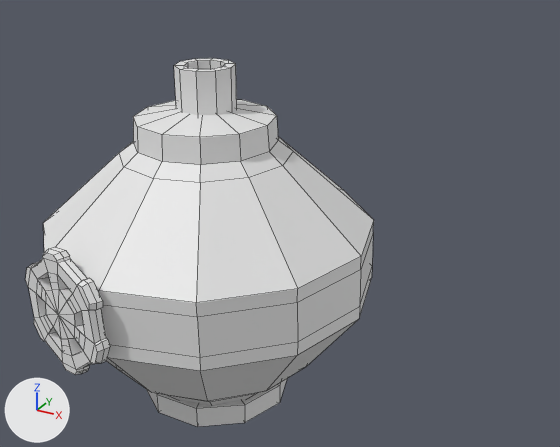
One commit to the FBX model BombsAway/BombsAway/Assets/Art/3D/Models/SteamValve.fbx: the scene before it, then after it.
Before and after are seen from a 50 mm camera at (1.97, -5.34, 2.3) aimed at (-0.6, -0.68, -0.03). The axes (+X, +Y, +Z) are drawn at lower left. The lights are the same throughout. Mesh edges are drawn as thin lines. Where no turn or scale is listed for an object, it has been applied to the vertices.

The first picture shows 'Bulk', 'Cube', 'Ends', 'MidGear'.
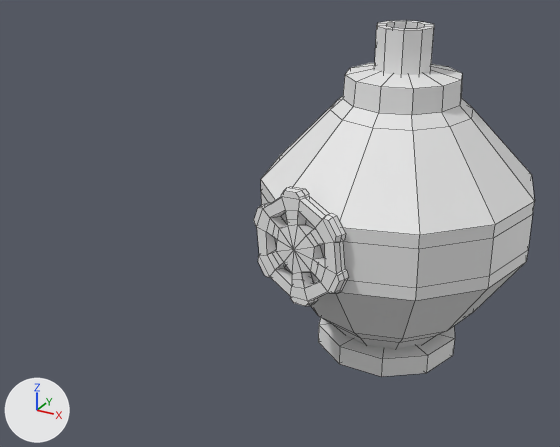
Changed parts and their boxes (x1, y1, x2, y2) in the pictures (560 x 447 px):
'Bulk', reshaped, moved (17% narrower, 6% shorter)
    before: (43, 100, 374, 405)
    after: (261, 63, 534, 349)
'MidGear', moved
    before: (25, 247, 110, 374)
    after: (254, 187, 349, 306)
'Ends', moved
    before: (147, 379, 287, 427)
    after: (318, 317, 455, 377)
'Cube', moved
    before: (174, 58, 237, 115)
    after: (374, 20, 434, 75)

Edits to the bpy script that builds the scene:
```text
Change me_cube_003:
    where me_cube_003.from_pydata(...)  # 40 vertices, 40 faces; spans x -1.574..-0.426, y -1.561..-0.47, z -1.167..-1.0
    used by ob_ends; location = (0.0, 0.016, -0.223)
    me_cube_003 part 3: the whole mesh is moved by (1.0, 1.016, 1.084)
Change me_cube_000:
    where me_cube_000.from_pydata(...)  # 40 vertices, 40 faces; spans x -1.208..-0.792, y -1.198..-0.802, z 0.129..0.888
    used by ob_cube; location = (0.0, 0.0, 0.289)
    me_cube_000 part 4: the whole mesh is moved by (1.0, 1.0, -0.508)
Change me_cylinder_001:
    where me_cylinder_001.from_pydata(...)  # 123 vertices, 120 faces; spans x -1.21..1.21, y -1.21..1.21, z -1.26..0.9
    used by ob_bulk; location = (-0.999, -1.024, 0.016)
    me_cylinder_001 part 1: the loose piece of 121 vertices spanning x -1.21..1.21, y -1.21..1.21, z -1.26..0.9 is scaled about its middle by (0.853, 0.902, 1), then moved by (0.0, 0.0, 0.22)
Change me_cylinder_003:
    where me_cylinder_003.from_pydata(...)  # 182 vertices, 180 faces; spans x -0.422..0.382, y -0.24..0.05, z -0.42..0.424
    used by ob_midgear; location = (-1.275, -2.134, -0.202)
    me_cylinder_003 part 2: the whole mesh is moved by (0.026, 0.096, -0.002)
Change ob_ends:
    ob_ends.location: (0.0, 0.016, -0.223) -> (0.057, -0.031, -1.099)
Change ob_cube:
    ob_cube.location: (0.0, 0.0, 0.289) -> (0.057, -0.04, 1.004)
Change ob_bulk:
    ob_bulk.location: (-0.999, -1.024, 0.016) -> (0.06, -0.01, 0.0)
Change ob_midgear:
    ob_midgear.location: (-1.275, -2.134, -0.202) -> (-0.243, -1.058, 0.007)
```
